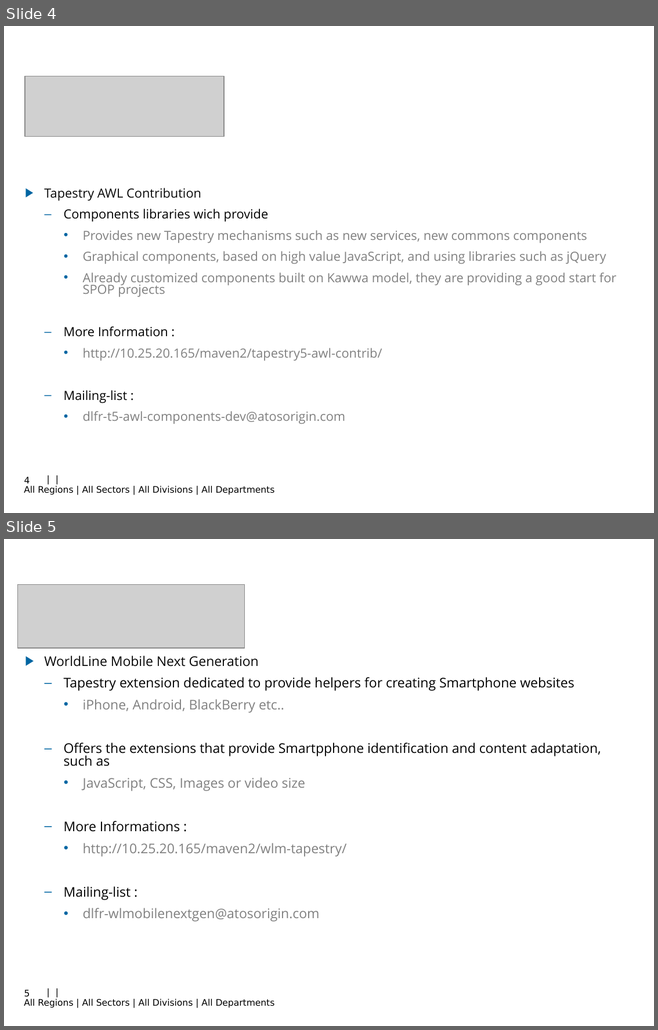
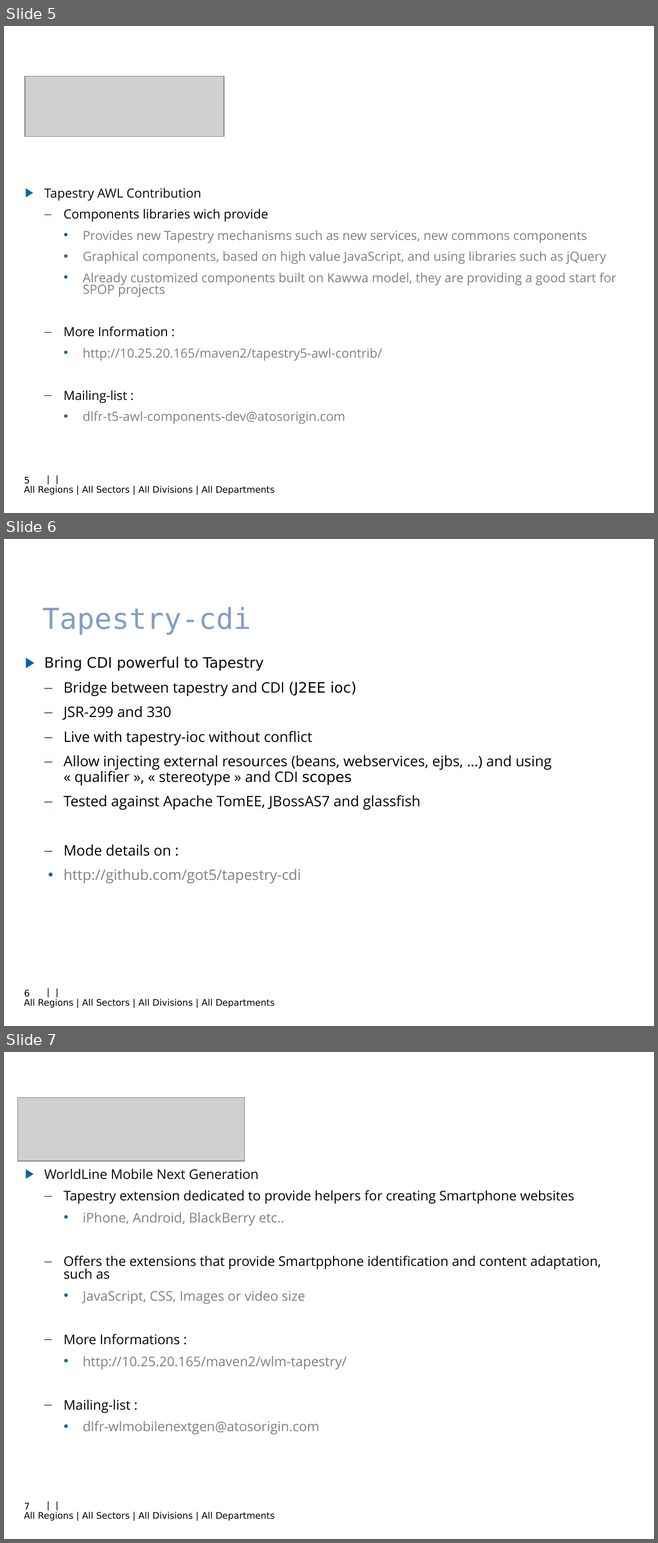
Before and after one commit to got5/tapestry5-training, a slide deck: tapestry5-basic-training/docs/WebPlatform_Tapestry5_Project_en.ppt. Shown one above the other, each under a label of ours: slides 4 and 5 before the commit, slides 5, 6 and 7 after it. The pictures are 658x1030 and 658x1543 pixels, drawn with LibreOffice and Linux fonts; fonts in the diff are those of the drawing; grey boxes stand for pictures; background and template pictures are left out. Boxes give left, top, right and bottom in pixels: in the first picture for what was removed or moved away, otherwise in the second. Text is boxed around its words. In the diff, an @@ line names an element or a change of style, - is before the commit and + after.

```diff
--- a/tapestry5-basic-training/docs/WebPlatform_Tapestry5_Project_en.ppt
+++ b/tapestry5-basic-training/docs/WebPlatform_Tapestry5_Project_en.ppt
@@ slide 6 added at box(4, 539, 654, 1026), background picture (left out); not listed: 1 template element that a slide beside it also shows @@
@@ text added at box(42, 607, 251, 635), 32 pt, text #829DC7 @@
+Tapestry-cdi
@@ text added at box(44, 657, 552, 884), 16 pt, text #000000 @@
+▶ Bring CDI powerful to Tapestry
+  – Bridge between tapestry and CDI (J2EE ioc)
+  – JSR-299 and 330
+  – Live with tapestry-ioc without conflict
+  – Allow injecting external resources (beans, webservices, ejbs, …) and using « qualifier », « stereotype » and CDI scopes
+  – Tested against Apache TomEE, JBossAS7 and glassfish
+  – Mode details on :
+    • http://github.com/got5/tapestry-cdi
@@ page number added at box(24, 990, 30, 997), 10 pt, text #000000 @@
+6
@@ what was slide 4 is now slide 5 @@
@@ page number at box(24, 477, 30, 484): text changed @@
-4
+5
@@ what was slide 5 is now slide 7 @@
@@ page number at box(24, 1503, 30, 1510): text changed @@
-5
+7
```
Also in this commit, not shown: 1 other slide added, 4 other files.
